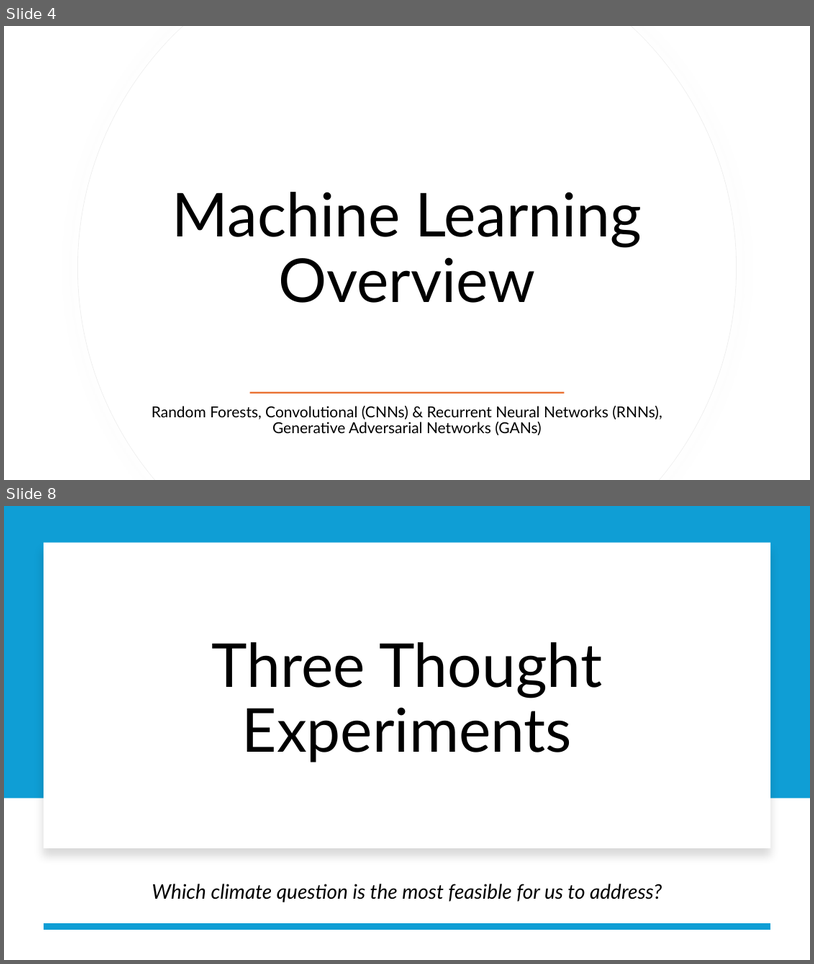
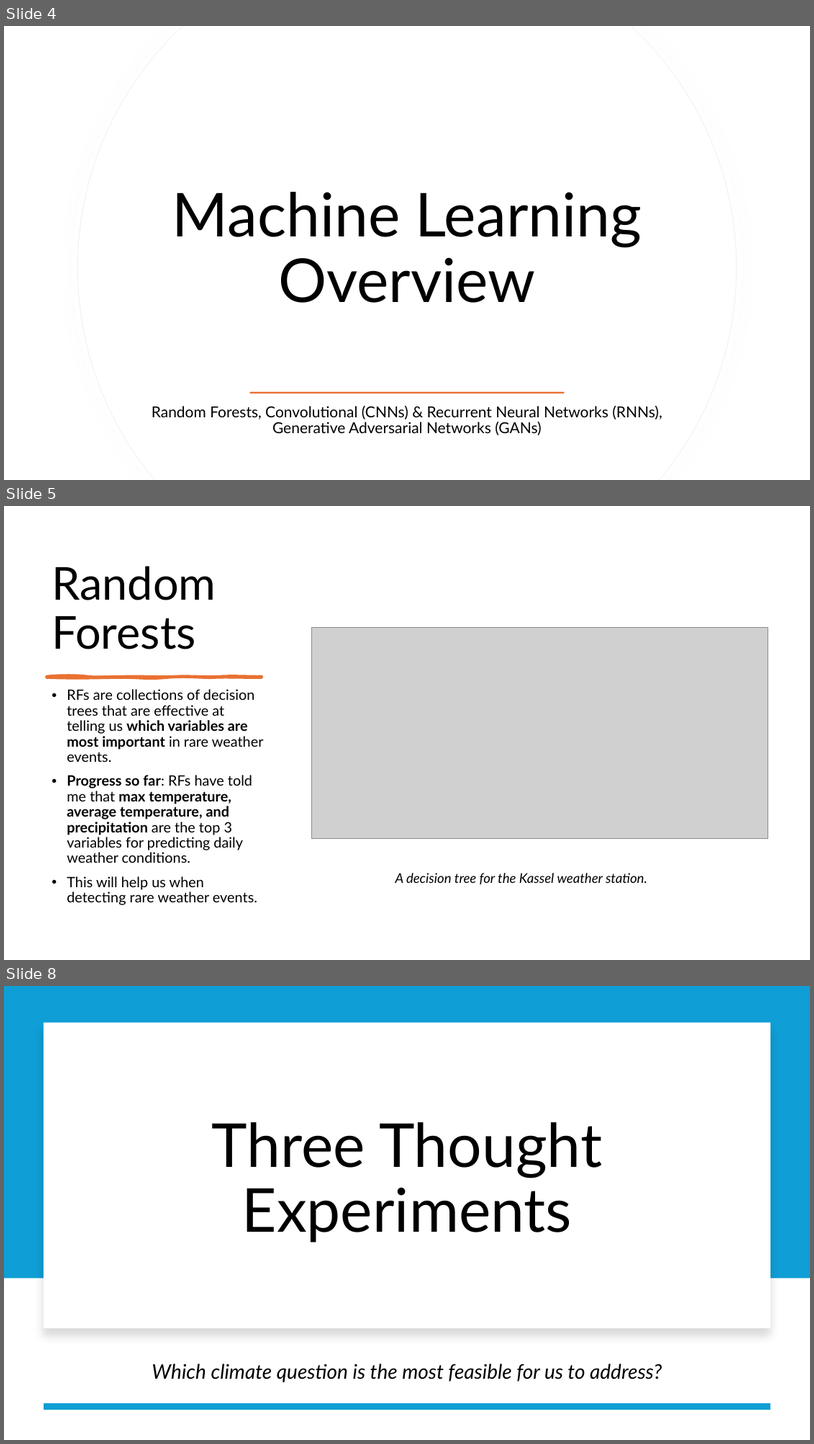
Before and after one commit to john-phil/ClimateWins-Unsupervised-ML, a slide deck: Project Overview/ClimateWins Final Presentation.pptx. Shown one above the other, each under a label of ours: slides 4 and 8 before the commit, slides 4, 5 and 8 after it; the slides between them are not shown. The pictures are 814x964 and 814x1444 pixels, drawn with LibreOffice and Linux fonts; fonts in the diff are those of the drawing; grey boxes stand for pictures. Boxes give left, top, right and bottom in pixels: in the first picture for what was removed or moved away, otherwise in the second. Text is boxed around its words. In the diff, an @@ line names an element or a change of style, - is before the commit and + after.

```diff
--- a/Project Overview/ClimateWins Final Presentation.pptx
+++ b/Project Overview/ClimateWins Final Presentation.pptx
@@ slide 5 added at (x1=4, y1=506, x2=810, y2=960), background #FFFFFF @@
@@ title added at (x1=52, y1=566, x2=216, y2=649), 54 pt, text #000000 @@
+Random Forests
@@ picture added at (x1=312, y1=627, x2=769, y2=838) @@
@@ freeform shape added at (x1=46, y1=676, x2=262, y2=677), fill #E97132, outline #E97132 3 pt @@
@@ text added at (x1=67, y1=689, x2=264, y2=905), 17 pt, text #000000 @@
+• RFs are collections of decision trees that are effective at telling us which variables are most important in rare weather events.
+• Progress so far: RFs have told me that max temperature, average temperature, and precipitation are the top 3 variables for predicting daily weather conditions.
+• This will help us when detecting rare weather events.
@@ text added at (x1=396, y1=872, x2=648, y2=885), 16 pt, text #000000, italic @@
+A decision tree for the Kassel weather station.
```
Also in this commit, not shown: 8 slides changed, 2 slides removed.
